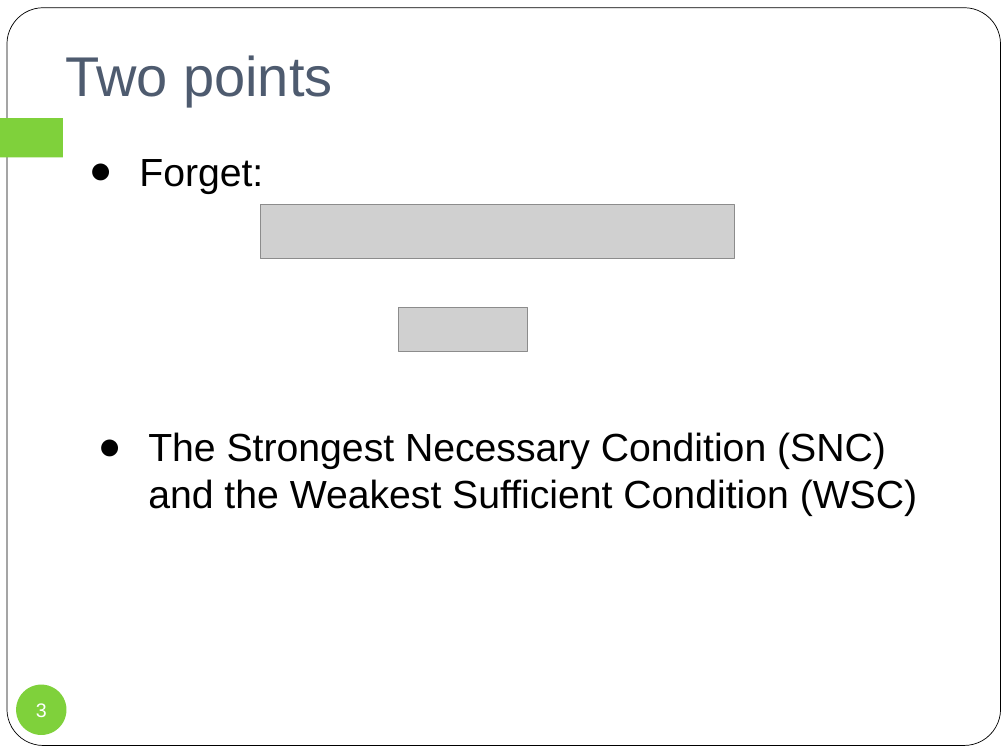
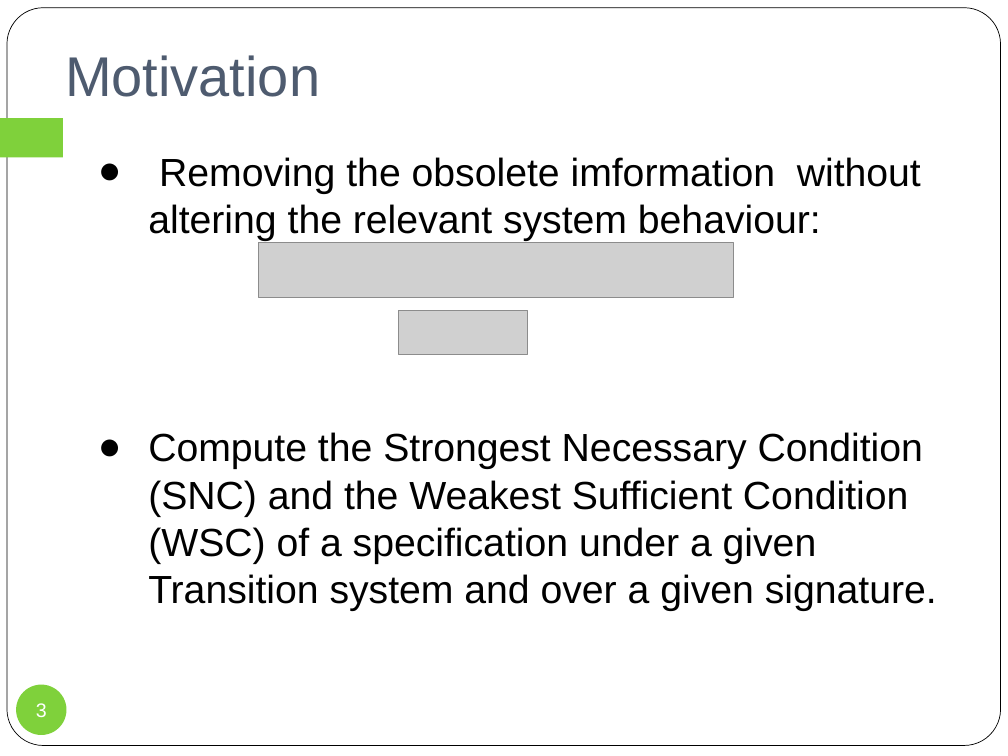
Before and after one commit to fengrenyan/fry, a slide deck: slide 3 of DC/SNC and WSC.pptx. Drawn at 1008x756 pixels with LibreOffice and Linux fonts; fonts in the diff are those of the drawing; grey boxes stand for pictures. Boxes give left, top, right and bottom in pixels: in the first picture for what was removed or moved away, otherwise in the second. Text is boxed around its words. In the diff, an @@ line names an element or a change of style, - is before the commit and + after.

```diff
--- a/DC/SNC and WSC.pptx
+++ b/DC/SNC and WSC.pptx
@@ title at (65, 55, 320, 97): text changed @@
-Two points
+Motivation
@@ text removed at (139, 159, 263, 194) @@
-● Forget:
@@ text added at (148, 157, 921, 241), 28 pt, text #000000 @@
+● Removing the obsolete imformation without altering the relevant system behaviour:
@@ picture removed at (260, 205, 734, 259) @@
@@ picture added at (259, 243, 733, 297) @@
@@ text at (148, 432, 937, 611): text changed @@
-● The Strongest Necessary Condition (SNC) and the Weakest Sufficient Condition (WSC)
+● Compute the Strongest Necessary Condition (SNC) and the Weakest Sufficient Condition (WSC) of a specification under a given Transition system and over a given signature.
```
Also in this commit, not shown: 7 other slides changed, 12 slides added, 11 slides removed, 17 other files.
